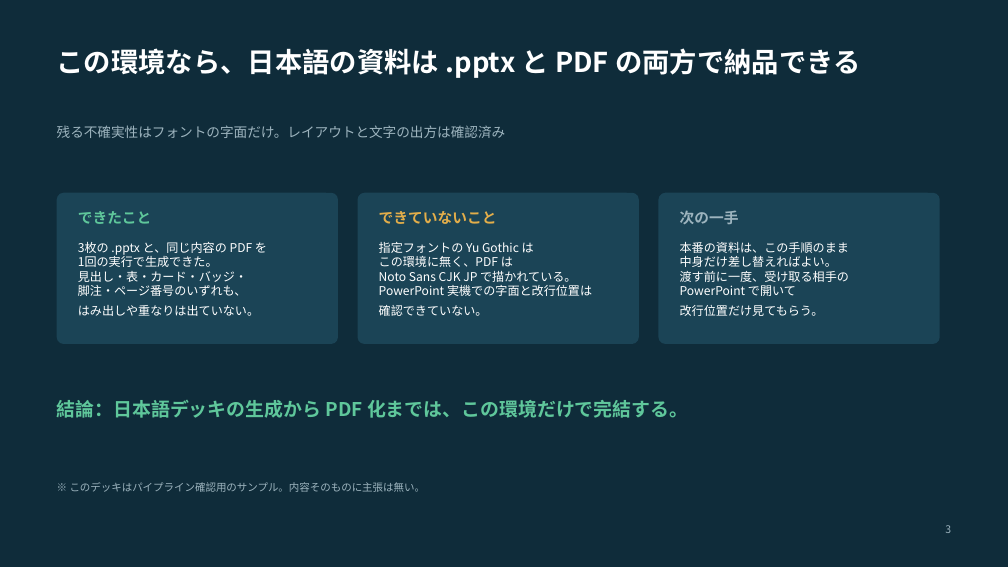
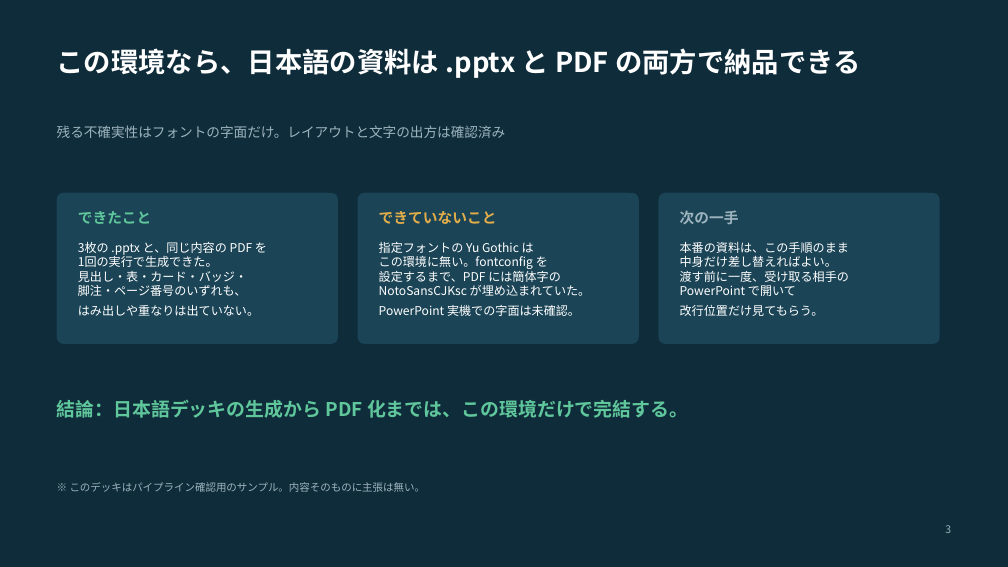
Before and after one commit to shleetmdu0408-alt/mybrain-starter, a slide deck: slide 3 of outputs/deliverables/2026-09-02_日本語スライド生成テスト.pptx. Drawn at 1008x567 pixels with LibreOffice and Linux fonts; fonts in the diff are those of the drawing. Boxes give left, top, right and bottom in pixels: in the first picture for what was removed or moved away, otherwise in the second. Text is boxed around its words. In the diff, an @@ line names an element or a change of style, - is before the commit and + after.

```diff
--- a/outputs/deliverables/2026-09-02_日本語スライド生成テスト.pptx
+++ b/outputs/deliverables/2026-09-02_日本語スライド生成テスト.pptx
@@ text at (379, 242, 591, 316): text changed @@
-指定フォントの Yu Gothic は
-この環境に無く、PDF は
-Noto Sans CJK JP で描かれている。
-PowerPoint 実機での字面と改行位置は
-確認できていない。
+指定フォントの Yu Gothic は
+この環境に無い。fontconfig を
+設定するまで、PDF には簡体字の
+NotoSansCJKsc が埋め込まれていた。
+PowerPoint 実機での字面は未確認。
```
Also in this commit, not shown: 2 other slides changed, 4 other files.
